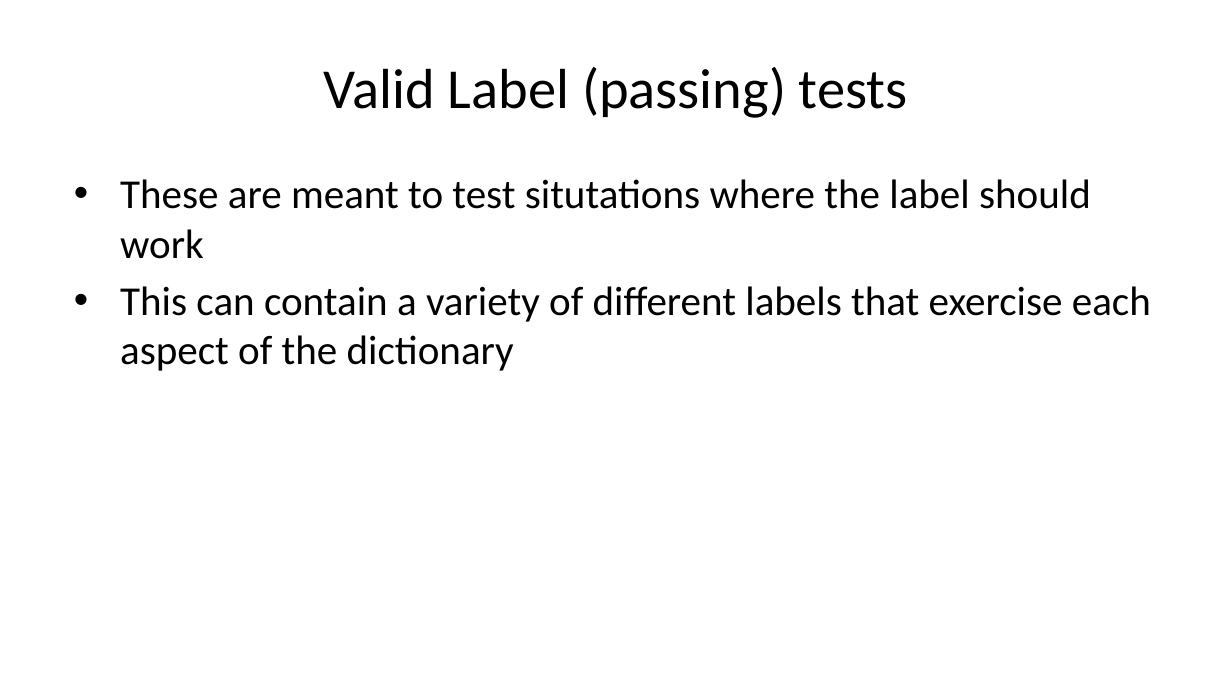
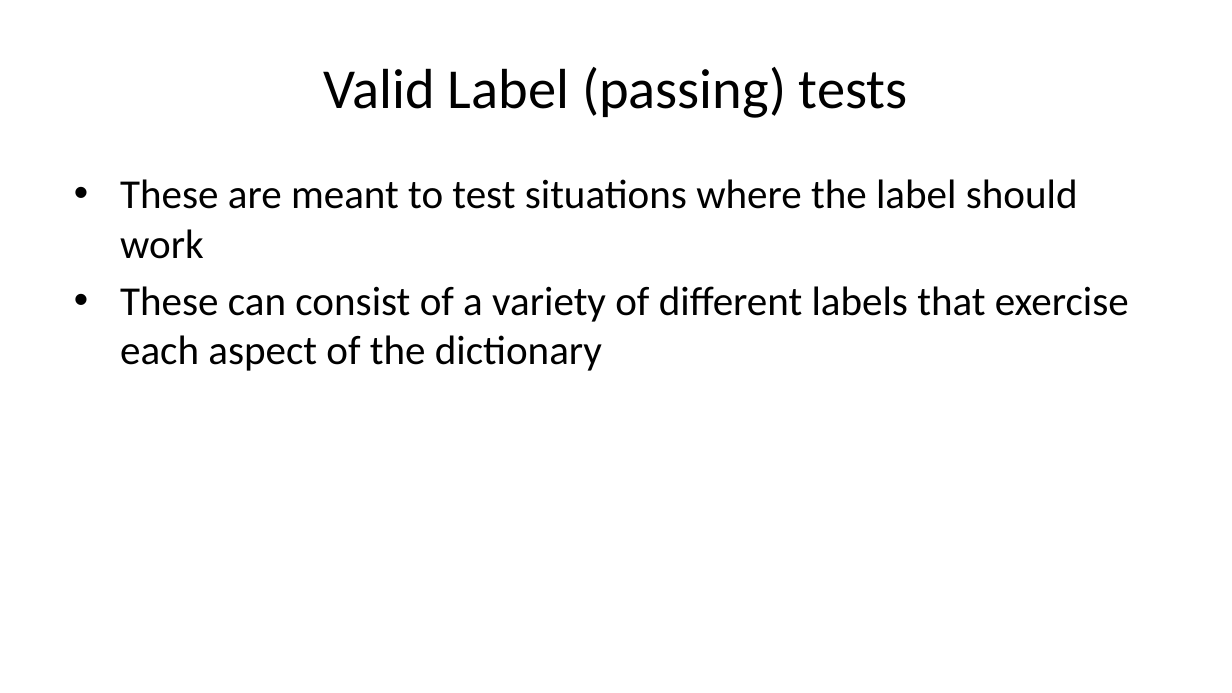
Before and after one commit to sbn-psi/dmsp, a slide deck: slide 6 of LDDTesting/LDDTestingPrinciples.pptx. Drawn at 1232x693 pixels with LibreOffice and Linux fonts; fonts in the diff are those of the drawing. Boxes give left, top, right and bottom in pixels: in the first picture for what was removed or moved away, otherwise in the second. Text is boxed around its words. In the diff, an @@ line names an element or a change of style, - is before the commit and + after.

Commit message:
Spelling updates, added some extra content on how many tests

```diff
--- a/LDDTesting/LDDTestingPrinciples.pptx
+++ b/LDDTesting/LDDTestingPrinciples.pptx
@@ text at (x1=120, y1=179, x2=1129, y2=371): text changed @@
-• These are meant to test situtations where the label should work
-• This can contain a variety of different labels that exercise each aspect of the dictionary
+• These are meant to test situations where the label should work
+• These can consist of a variety of different labels that exercise each aspect of the dictionary
```
Also in this commit, not shown: 5 other slides changed, 1 slide added, 2 other files.
